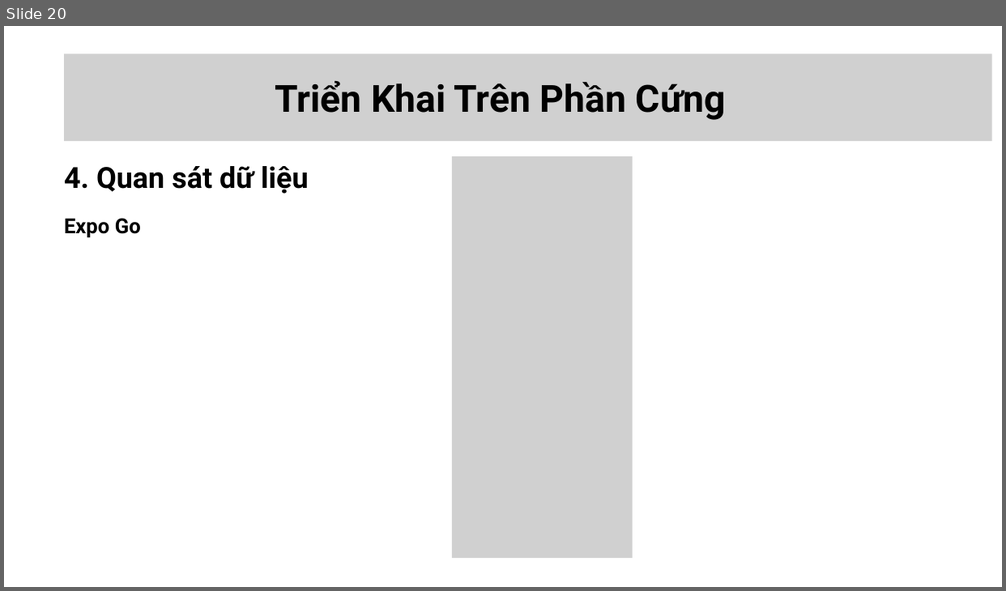
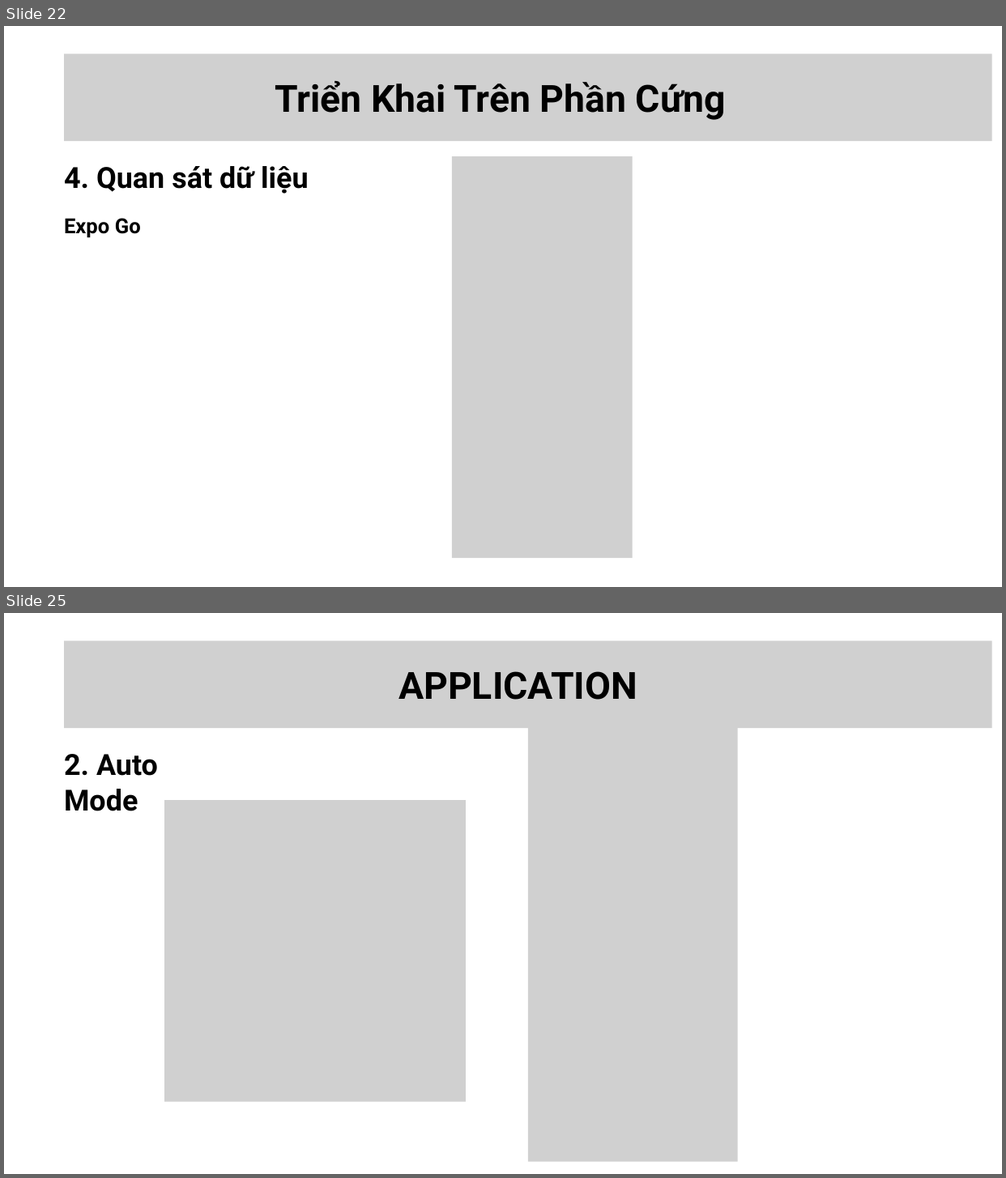
Before and after one commit to TriNgz-sketch/Esp32_Di-Dong, a slide deck: Slidebaocao.pptx. Shown one above the other, each under a label of ours: slide 20 before the commit, slides 22 and 25 after it; the slides between them are not shown. The pictures are 1006x591 and 1006x1178 pixels, drawn with LibreOffice and Linux fonts; fonts in the diff are those of the drawing; grey boxes stand for pictures. Boxes give left, top, right and bottom in pixels: in the first picture for what was removed or moved away, otherwise in the second. Text is boxed around its words. In the diff, an @@ line names an element or a change of style, - is before the commit and + after.

```diff
--- a/Slidebaocao.pptx
+++ b/Slidebaocao.pptx
@@ slide 25 added at [4,613,1002,1174], background #FFFFFF @@
@@ picture added at [64,641,992,728] @@
@@ text added at [398,671,637,700], 54.1 pt, text #000000, bold @@
+APPLICATION
@@ picture added at [528,707,738,1162] @@
@@ text added at [64,754,158,811], 42 pt, text #000000, bold @@
+2. Auto Mode
@@ picture added at [164,800,466,1102] @@
@@ what was slide 20 is now slide 22 @@
```
Also in this commit, not shown: 3 slides changed, 7 other slides added, 1 slide removed, 2 other files.
